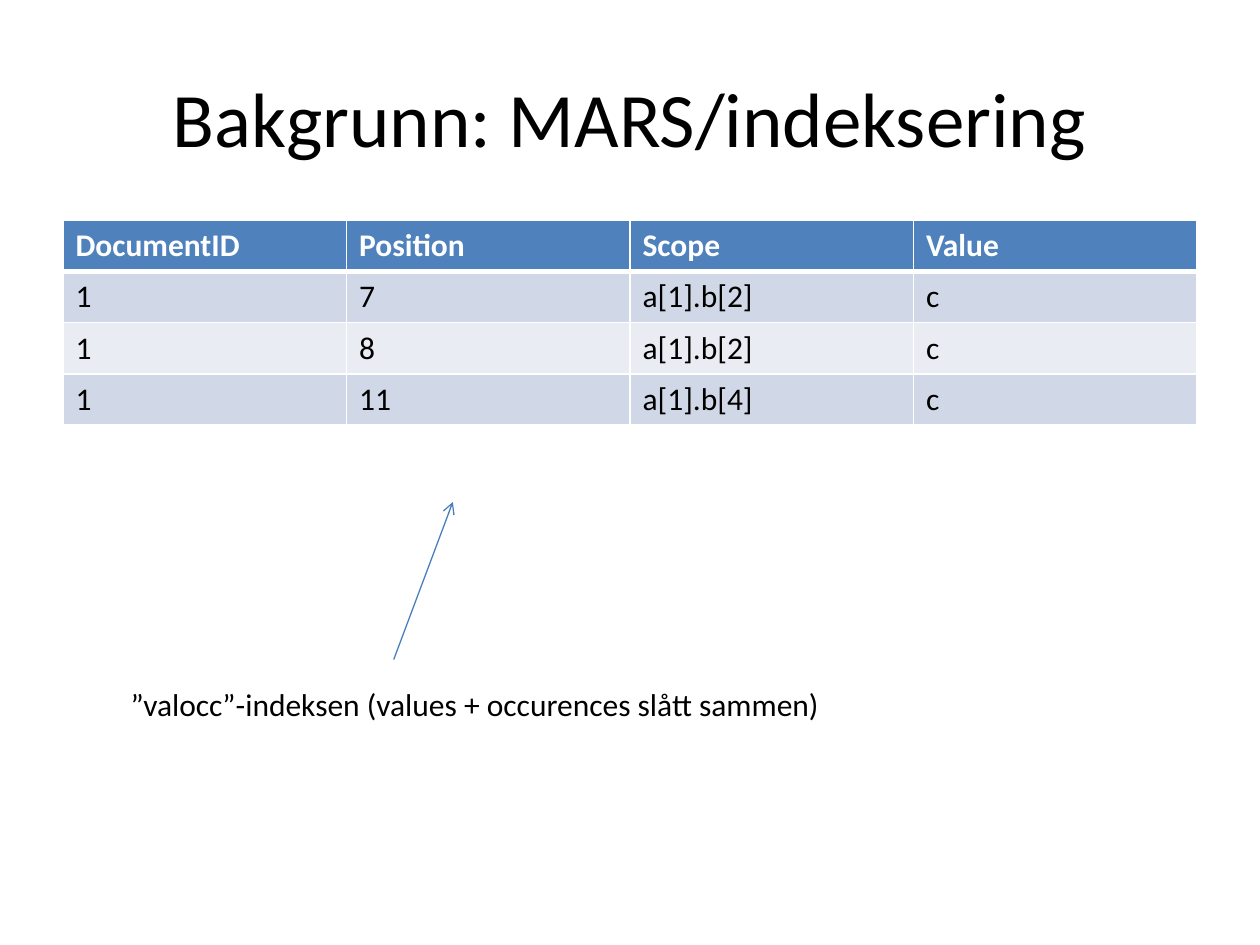
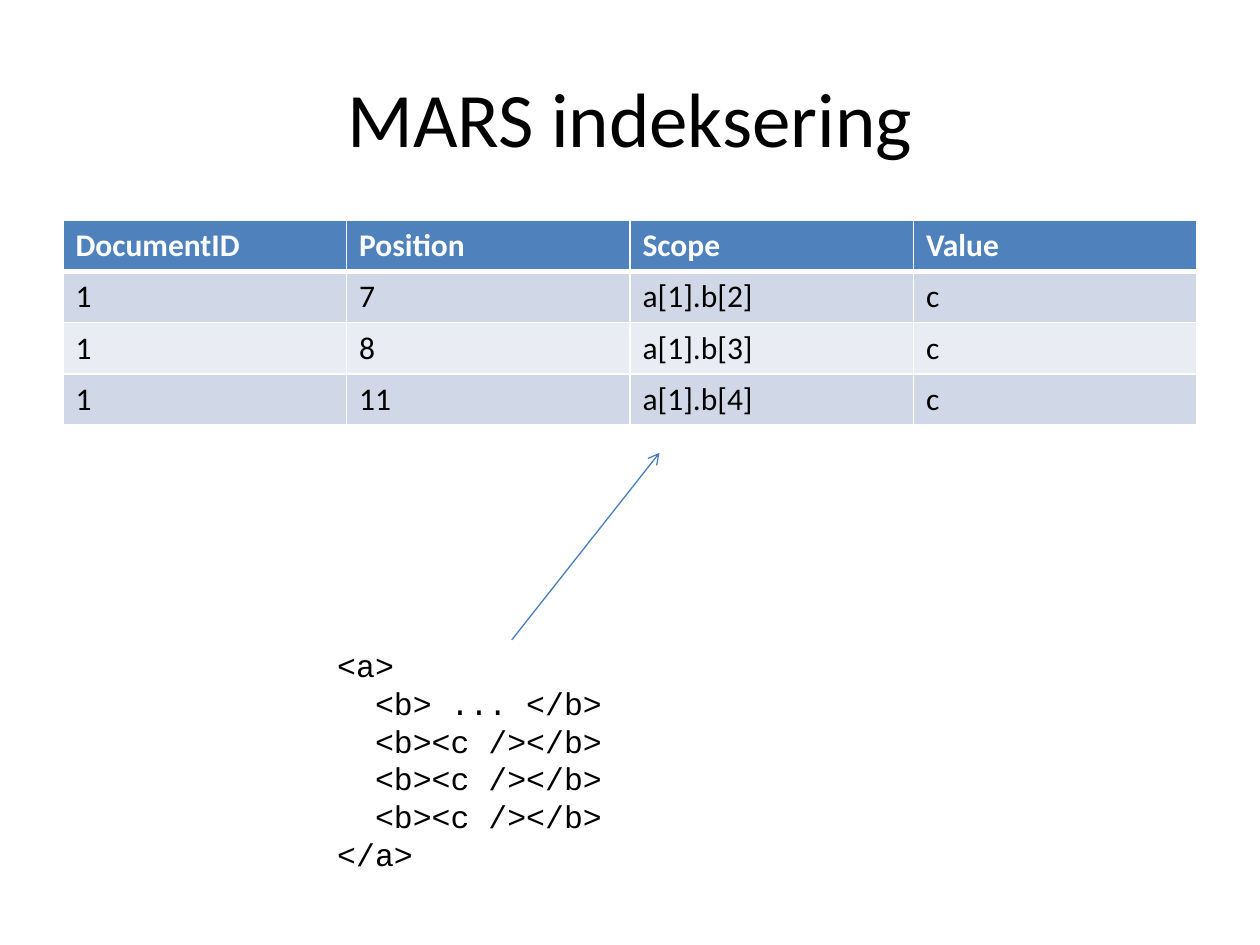
Before and after one commit to andrerav/xqft-parser, a slide deck: slide 5 of XQuery og relasjonell algebra.pptx (slide 6 before the commit). Drawn at 1260x945 pixels with LibreOffice and Linux fonts; fonts in the diff are those of the drawing. Boxes give left, top, right and bottom in pixels: in the first picture for what was removed or moved away, otherwise in the second. Text is boxed around its words. In the diff, an @@ line names an element or a change of style, - is before the commit and + after.

```diff
--- a/XQuery og relasjonell algebra.pptx
+++ b/XQuery og relasjonell algebra.pptx
@@ title at (x1=347, y1=93, x2=911, y2=161): text changed @@
-Bakgrunn: MARS/indeksering
+MARS indeksering
@@ table at (x1=63, y1=220, x2=1197, y2=425) @@
-row 3, column 3: a[1].b[2]
+row 3, column 3: a[1].b[3]
@@ arrow moved from (393, 659) - (452, 501) to (512, 640) - (659, 452) @@
@@ text added at (x1=337, y1=659, x2=602, y2=867), 18 pt, text #000000 @@
+<a>
+<b> ... </b>
+<b><c /></b>
+<b><c /></b>
+<b><c /></b>
+</a>
@@ text removed at (x1=131, y1=693, x2=818, y2=720) @@
-”valocc”-indeksen (values + occurences slått sammen)
```
Also in this commit, not shown: 5 other slides changed, 22 slides added.
